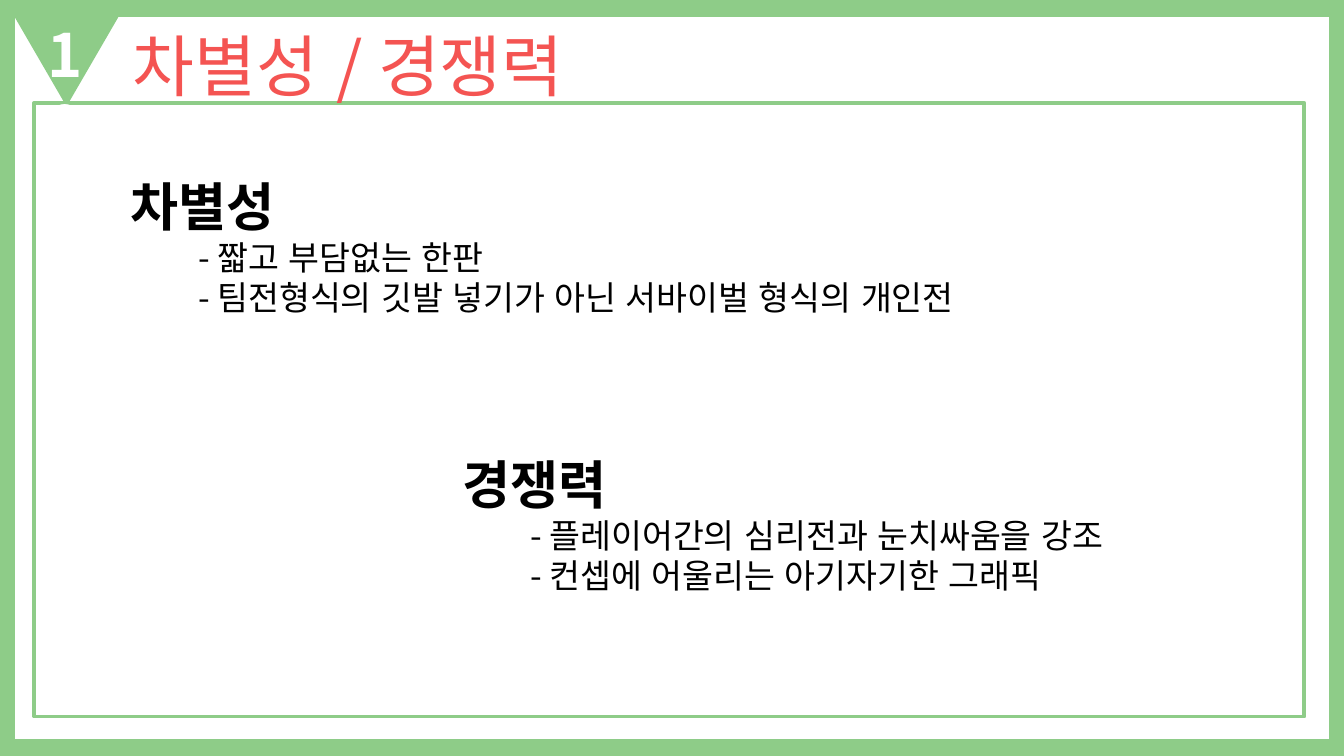
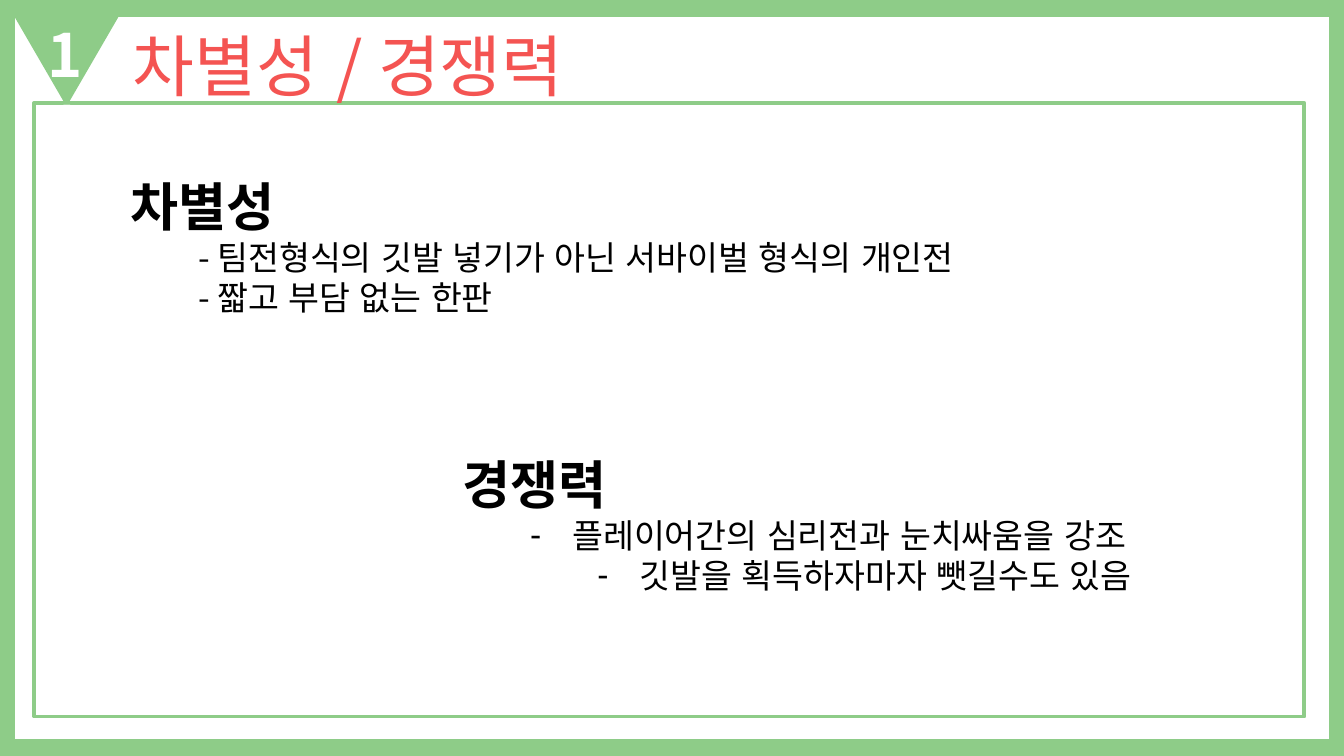
Before and after one commit to Celesta129/TeamProject, a slide deck: slide 13 of Documents/King of Playground 기획 발표자료.pptx. Drawn at 1344x756 pixels with LibreOffice and Linux fonts; fonts in the diff are those of the drawing. Boxes give left, top, right and bottom in pixels: in the first picture for what was removed or moved away, otherwise in the second. Text is boxed around its words. In the diff, an @@ line names an element or a change of style, - is before the commit and + after.

```diff
--- a/Documents/King of Playground 기획 발표자료.pptx
+++ b/Documents/King of Playground 기획 발표자료.pptx
@@ text at bbox=[217, 242, 484, 273]: paragraph removed @@
-  - 짧고 부담없는 한판
@@ text at bbox=[217, 282, 493, 313]: paragraph added @@
+  - 짧고 부담 없는 한판
@@ text at bbox=[572, 520, 1131, 591]: text changed @@
-  - 플레이어간의 심리전과 눈치싸움을 강조
-  - 컨셉에 어울리는 아기자기한 그래픽
+  – 플레이어간의 심리전과 눈치싸움을 강조
+    – 깃발을 획득하자마자 뺏길수도 있음
```
Also in this commit, not shown: 16 other slides changed, 2 other files.
